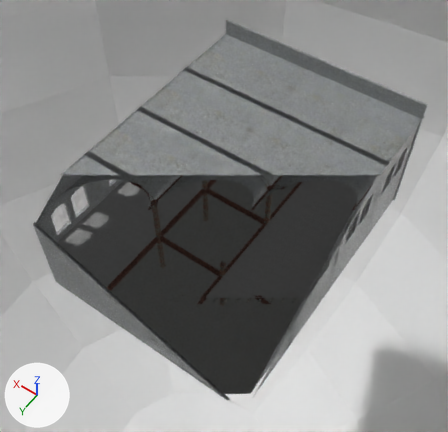
What one commit did to the FBX model Levels/TestLevel/Warehouse_Full.fbx.
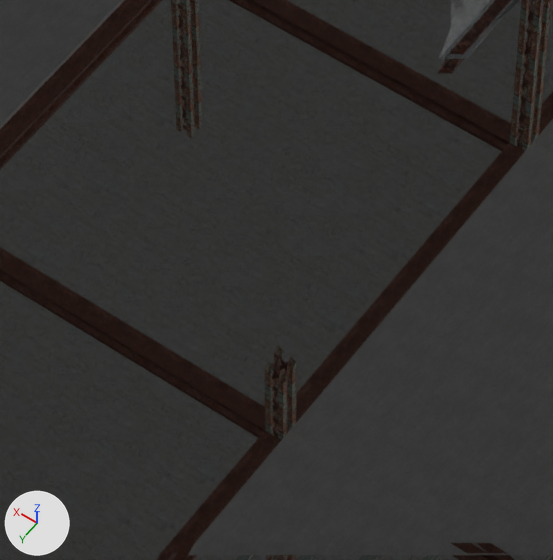
Old and new are each drawn from a camera (50 mm lens) standing at (-8.83, 8.64, 21.66) and looking at (0.09, -3.85, 2.03) and again close up on the part from 38% to 61% of the width and 46% to 69% of the height. The lights are fixed; the arrows at lower left show +X, +Y and +Z. Everything nearer to the camera than a plane just in front of the edit is cut away. Where no turn or scale is listed for an object, it has been applied to the vertices.

Objects in the first close-up: 'Crossbar_middle', 'Crossbar_middle1', 'Floor', 'Floor1', 'Floor2', 'Floor_up_left1', 'Floor_up_right', 'Floor_up_right1', 'Pillar_Cap2_Pillar_corner5', 'crossbar_middle_side2', 'crossbar_middle_side3', 'crossbar_middle_side4'.
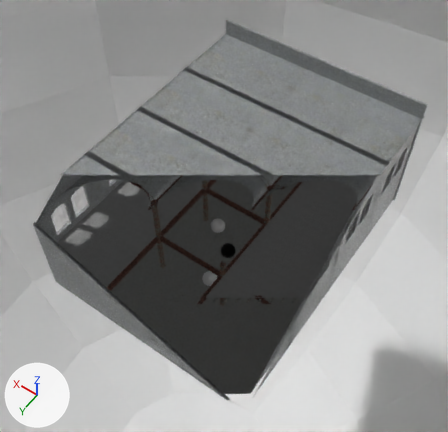
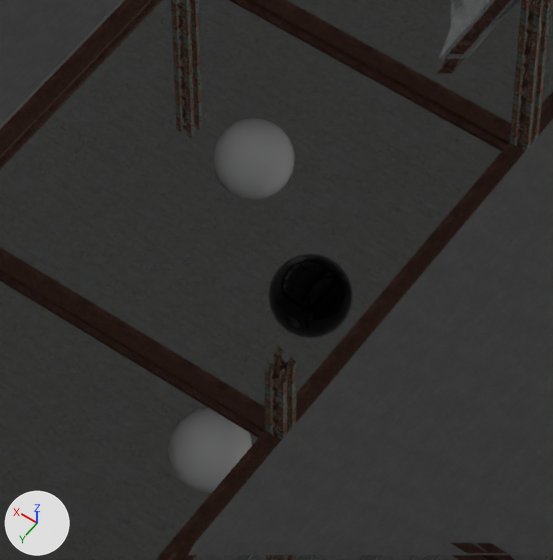
Patch to the scene script:
```diff
--- a/Levels/TestLevel/Warehouse_Full.fbx.py
+++ b/Levels/TestLevel/Warehouse_Full.fbx.py
@@ img_white_png @@
+img_white_png = load_image('white.png', 'sourceimages/white.png', 480, 480, 'sRGB')
@@ img_black_png @@
+img_black_png = load_image('black.png', 'sourceimages/black.png', 250, 250, 'sRGB')
@@ mat_reflective @@
+mat_reflective = principled_material('Reflective')
+mat_reflective.texture = img_white_png
+mat_reflective.roughness = 0.0
@@ mat_reflectivered @@
+mat_reflectivered = principled_material('ReflectiveRed')
+mat_reflectivered.base_color = (1.0, 1.0, 1.0)  # white #ffffff
+mat_reflectivered.roughness = 0.552
@@ mat_reflectiveblack @@
+mat_reflectiveblack = principled_material('ReflectiveBlack')
+mat_reflectiveblack.texture = img_black_png  # with its transparency
+mat_reflectiveblack.roughness = 0.0
@@ me_mesh_118 @@
+me_mesh_118.from_pydata(...)  # a UV sphere (20 segments, 20 rings, poles along z) spanning x -0.06..0.55, y -0.305..0.305, z -0.305..0.305
+me_mesh_118.materials.append(mat_reflective)  # picture img_white_png
@@ me_mesh_120 @@
+me_mesh_120.from_pydata(...)  # a UV sphere (20 segments, 20 rings, poles along z) spanning x -0.305..0.305, y -0.305..0.305, z -0.305..0.305
+me_mesh_120.materials.append(mat_reflectivered)  # its picture is missing
@@ me_mesh_119 @@
+me_mesh_119.from_pydata(...)  # a UV sphere (20 segments, 20 rings, poles along z) spanning x -1.063..-0.454, y -0.305..0.305, z -0.305..0.305
+me_mesh_119.materials.append(mat_reflectiveblack)  # picture img_black_png
@@ ob_psphere1 @@
+ob_psphere1 = bpy.data.objects.new('pSphere1', me_mesh_118)
+ob_psphere1.location = (0.0, -3.626, 1.513)
@@ ob_psphere3 @@
+ob_psphere3 = bpy.data.objects.new('pSphere3', me_mesh_120)
+ob_psphere3.location = (-0.71, -1.767, 0.773)
@@ ob_psphere2 @@
+ob_psphere2 = bpy.data.objects.new('pSphere2', me_mesh_119)
+ob_psphere2.location = (0.0, -2.937, 1.387)
```

Location of each change, [x1, y1, x2, y2] in pixels of the close-ups (553 x 560 px):
'pSphere2', added (black): after [268, 253, 353, 338]
'pSphere1', added: after [212, 117, 295, 200]
'pSphere3', added: after [168, 408, 252, 493]
